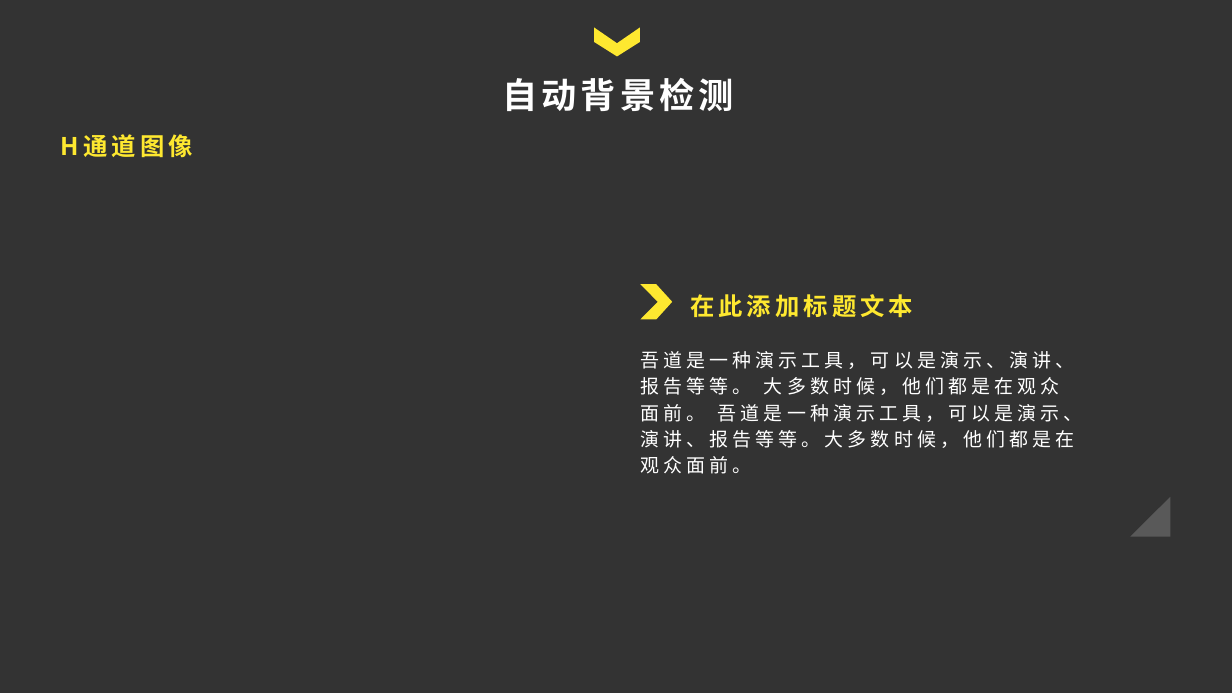
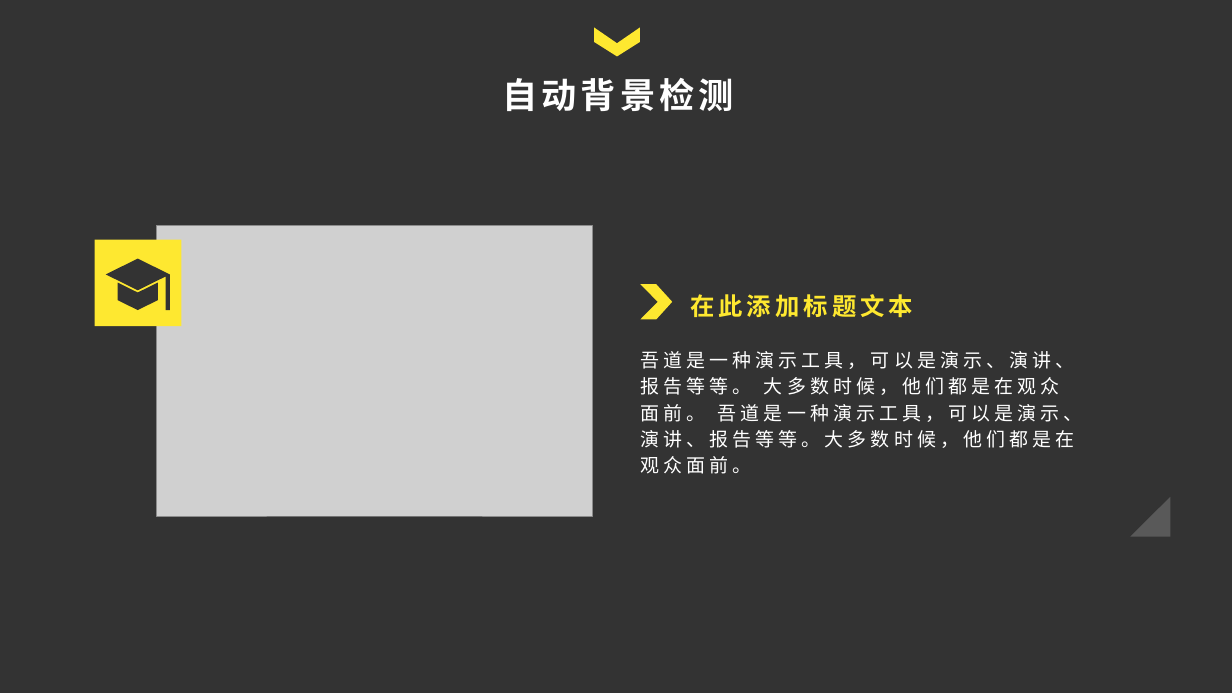
Before and after one commit to shengshanbai/note, a slide deck: slide 10 of ppt/绿幕算法分享.pptx (slide 8 before the commit). Drawn at 1232x693 pixels with LibreOffice and Linux fonts; fonts in the diff are those of the drawing; grey boxes stand for pictures. Boxes give left, top, right and bottom in pixels: in the first picture for what was removed or moved away, otherwise in the second. Text is boxed around its words. In the diff, an @@ line names an element or a change of style, - is before the commit and + after.

```diff
--- a/ppt/绿幕算法分享.pptx
+++ b/ppt/绿幕算法分享.pptx
@@ text removed at bbox=[61, 134, 193, 157] @@
-H通道图像
@@ picture added at bbox=[157, 226, 593, 517] @@
@@ freeform shape added at bbox=[95, 240, 181, 327], fill #FEE830 @@
```
Also in this commit, not shown: 2 slides added, 1 other file.
